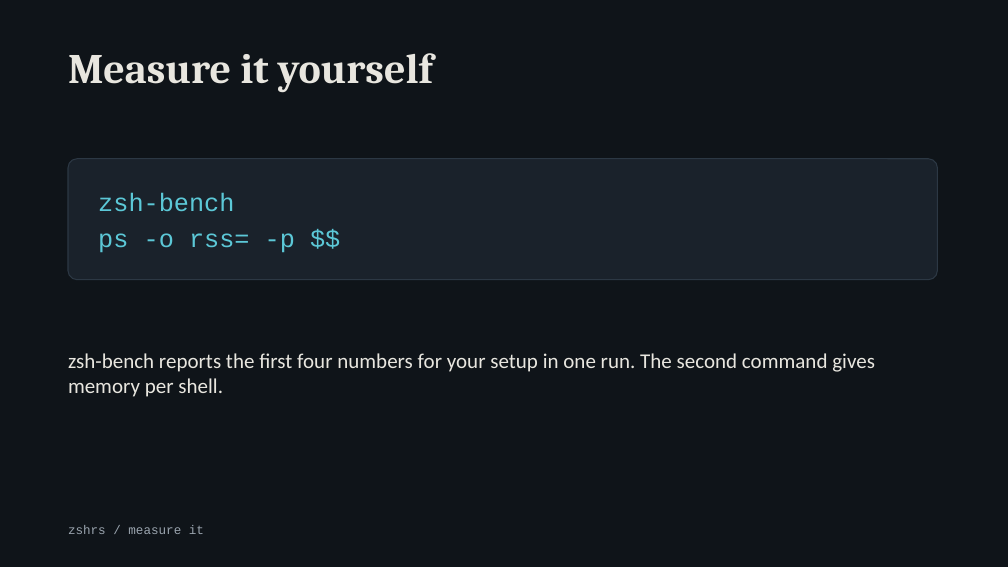
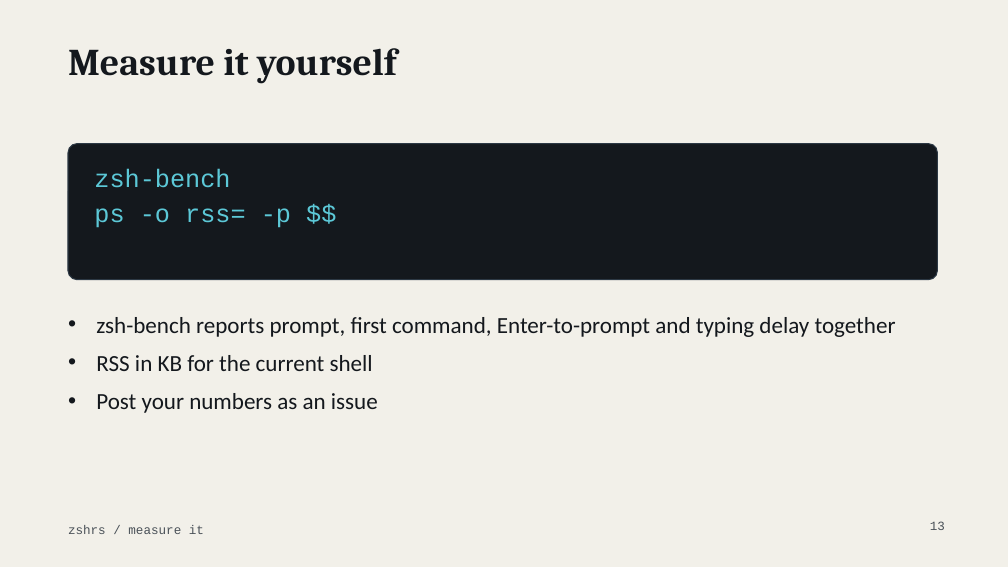
Before and after one commit to MenkeTechnologies/zshrs, a slide deck: slide 13 of docs/talk.pptx (slide 9 before the commit). Drawn at 1008x567 pixels with LibreOffice and Linux fonts; fonts in the diff are those of the drawing. Boxes give left, top, right and bottom in pixels: in the first picture for what was removed or moved away, otherwise in the second. Text is boxed around its words. In the diff, an @@ line names an element or a change of style, - is before the commit and + after.

```diff
--- a/docs/talk.pptx
+++ b/docs/talk.pptx
@@ background #0F1419 to #F2F0E9 @@
@@ title "Measure it yourself" at (x1=68, y1=48, x2=396, y2=84): size 40 to 36 pt, text colour #E8E6DF to #14181D @@
@@ rounded rectangle resized from (x1=68, y1=159, x2=938, y2=280) to (x1=68, y1=144, x2=938, y2=280) @@
@@ rounded rectangle at (x1=68, y1=144, x2=938, y2=280): fill #1A222B to #14181D; proportions changed @@
@@ text "zsh-bench" moved from (x1=98, y1=192, x2=295, y2=252) to (x1=94, y1=169, x2=291, y2=228) @@
@@ text "zsh-bench" at (x1=94, y1=169, x2=291, y2=228): less space between paragraphs; vertical alignment middle to top @@
@@ text added at (x1=96, y1=317, x2=896, y2=413), 22 pt, text #14181D @@
+• zsh-bench reports prompt, first command, Enter-to-prompt and typing delay together
+• RSS in KB for the current shell
+• Post your numbers as an issue
@@ text removed at (x1=68, y1=353, x2=875, y2=397) @@
-zsh-bench reports the first four numbers for your setup in one run. The second command gives memory per shell.
@@ text "zshrs / measure it" at (x1=68, y1=525, x2=204, y2=534): text colour #9AA4AE to #4A5158 @@
@@ page number added at (x1=930, y1=521, x2=945, y2=530), 12 pt, text #4A5158 @@
+13
```
Also in this commit, not shown: 11 other slides changed, 21 slides added, 5 slides removed.
